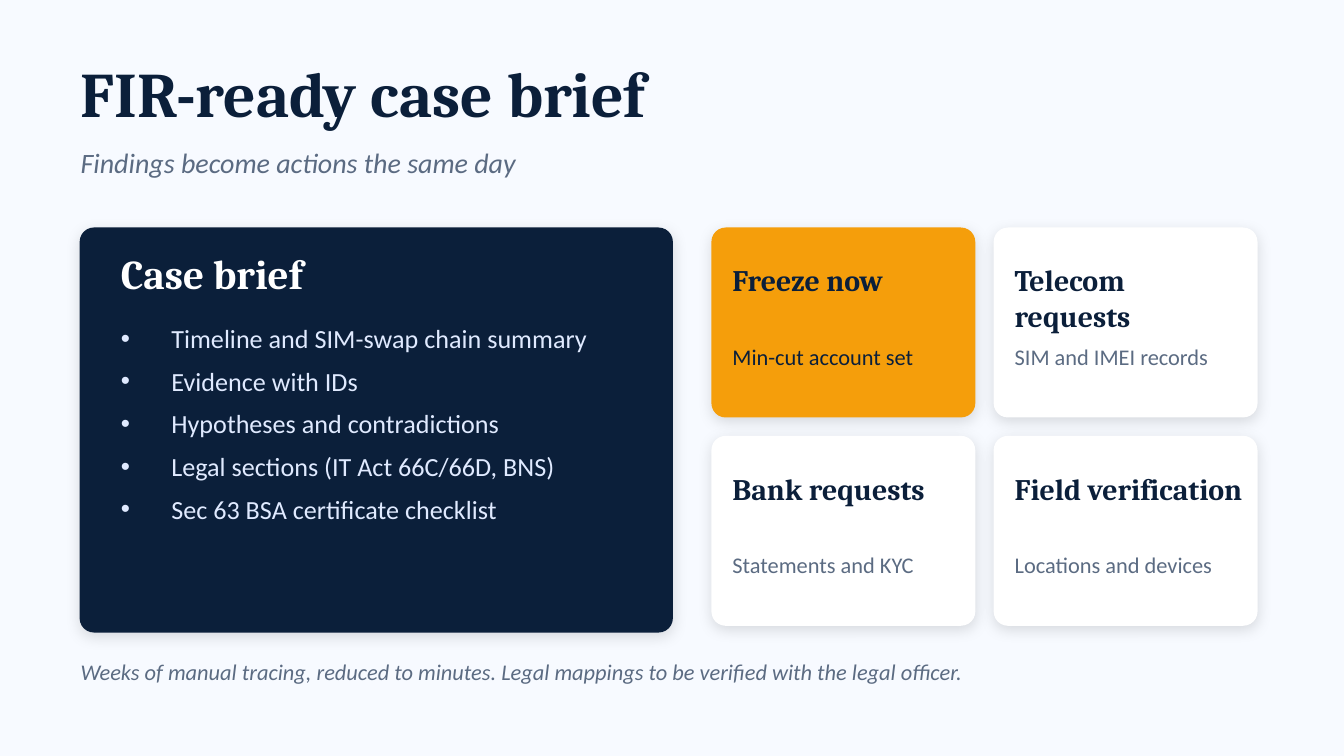
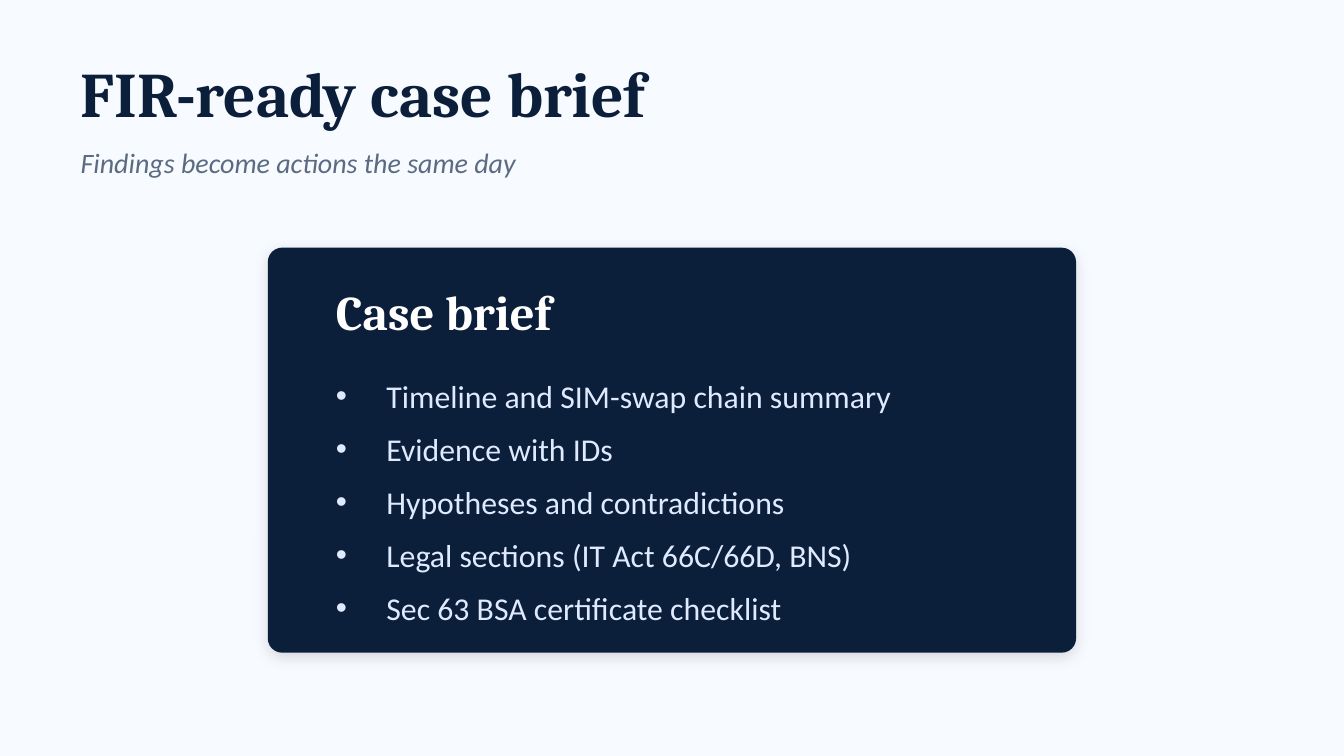
Before and after one commit to jainygandhi04/bob-ai-hackathon-tetrapack, a slide deck: slide 8 of presentation/FraudLens_TetraPack.pptx. Drawn at 1344x756 pixels with LibreOffice and Linux fonts; fonts in the diff are those of the drawing. Boxes give left, top, right and bottom in pixels: in the first picture for what was removed or moved away, otherwise in the second. Text is boxed around its words. In the diff, an @@ line names an element or a change of style, - is before the commit and + after.

```diff
--- a/presentation/FraudLens_TetraPack.pptx
+++ b/presentation/FraudLens_TetraPack.pptx
@@ rounded rectangle removed at [712,228,974,417] @@
@@ rounded rectangle removed at [995,228,1257,417] @@
@@ rounded rectangle: place and size @@
-rounded rectangle at [81,228,672,632]
+rounded rectangle at [269,249,1075,652]
@@ text "Case brief": place and size @@
-text "Case brief" at [121,260,302,290]
+text "Case brief" at [336,295,551,331]
@@ text "Case brief" at [336,295,551,331]: size 22 to 26 pt @@
@@ text removed at [732,271,882,292] @@
-Freeze now
@@ text removed at [1015,270,1131,334] @@
-Telecom requests
@@ text removed at [732,349,913,365] @@
-Min-cut account set
@@ text removed at [1015,349,1208,365] @@
-SIM and IMEI records
@@ text "Timeline and SIM-swap chain summary": place and size @@
-text "Timeline and SIM-swap chain summary" at [171,330,586,519]
+text "Timeline and SIM-swap chain summary" at [386,386,891,621]
@@ text "Timeline and SIM-swap chain summary" at [386,386,891,621]: size 14 to 17 pt; more space between paragraphs @@
@@ rounded rectangle removed at [712,437,974,625] @@
@@ rounded rectangle removed at [995,437,1257,625] @@
@@ text removed at [732,479,925,507] @@
-Bank requests
@@ text removed at [1015,479,1243,501] @@
-Field verification
@@ text removed at [732,557,914,573] @@
-Statements and KYC
@@ text removed at [1015,557,1212,573] @@
-Locations and devices
@@ text removed at [81,664,962,684] @@
-Weeks of manual tracing, reduced to minutes. Legal mappings to be verified with the legal officer.
```
